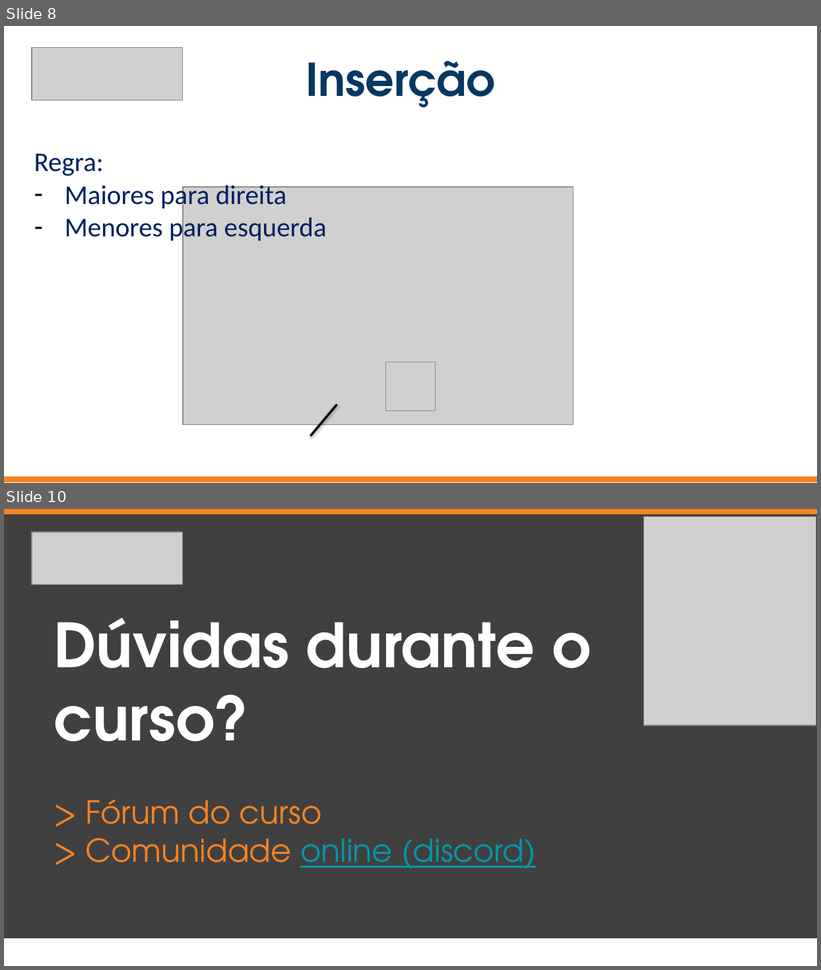
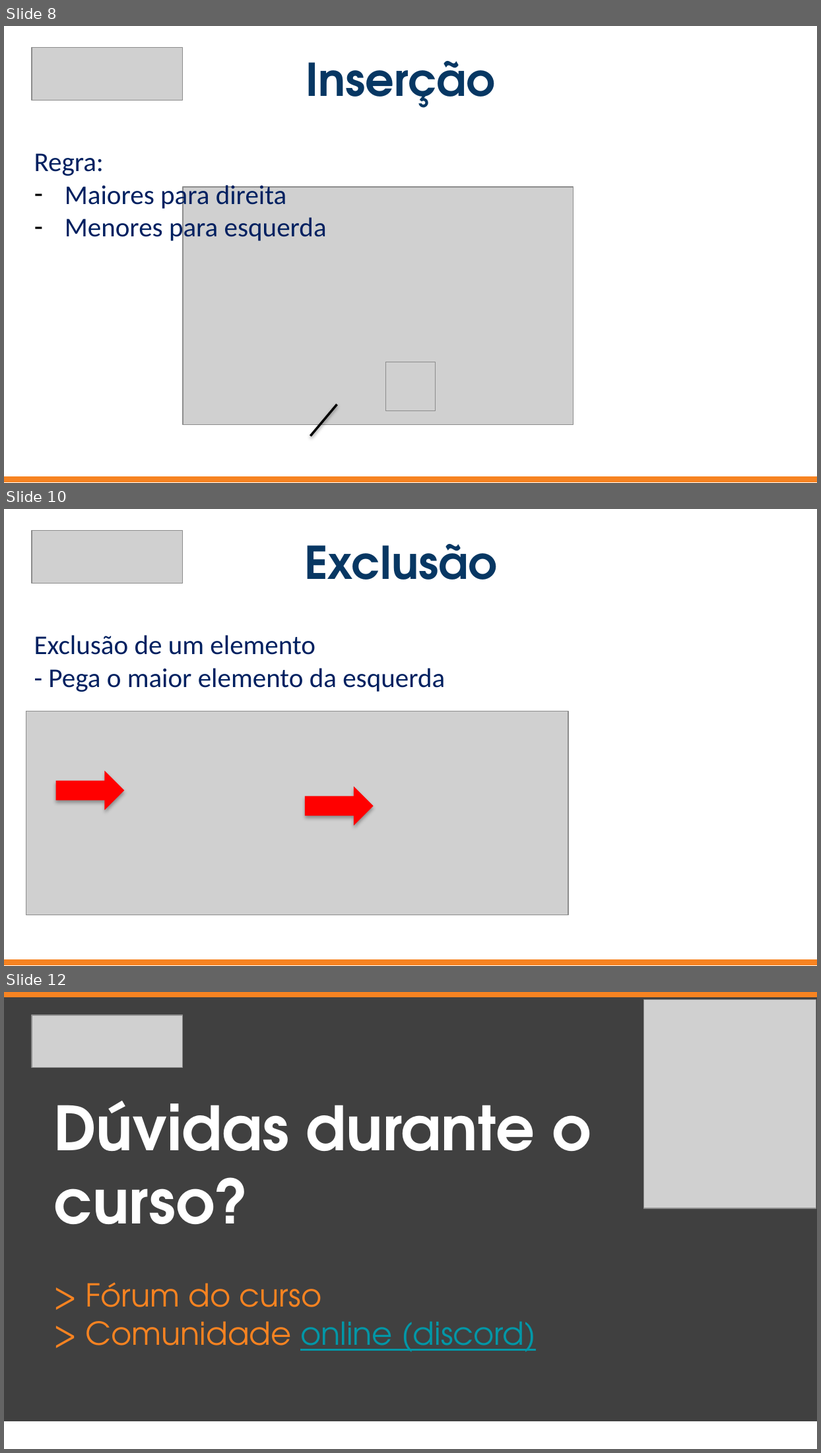
Before and after one commit to jrdutra/estruturaDeDadosJavaDio, a slide deck: apresentacoes/Aula7/Etapa4/Etapa4.pptx. Shown one above the other, each under a label of ours: slides 8 and 10 before the commit, slides 8, 10 and 12 after it; the slides between them are not shown. The pictures are 821x970 and 821x1453 pixels, drawn with LibreOffice and Linux fonts; fonts in the diff are those of the drawing; grey boxes stand for pictures. Boxes give left, top, right and bottom in pixels: in the first picture for what was removed or moved away, otherwise in the second. Text is boxed around its words. In the diff, an @@ line names an element or a change of style, - is before the commit and + after.

```diff
--- a/apresentacoes/Aula7/Etapa4/Etapa4.pptx
+++ b/apresentacoes/Aula7/Etapa4/Etapa4.pptx
@@ slide 10 added at (4, 509, 817, 966), background #FFFFFF @@
@@ picture added at (32, 531, 183, 584) @@
@@ subtitle added at (304, 544, 497, 580), 40 pt, text #073763, bold @@
+Exclusão
@@ text added at (34, 635, 445, 692), 24 pt, text #002060 @@
+Exclusão de um elemento
+- Pega o maior elemento da esquerda
@@ picture added at (26, 712, 568, 916) @@
@@ down arrow added at (56, 771, 124, 810), fill #FF0000 @@
@@ down arrow added at (305, 786, 373, 825), fill #FF0000 @@
@@ rectangle added at (4, 960, 817, 965), fill #F78321, outline #F78321 0.75 pt @@
@@ what was slide 10 is now slide 12 @@
```
Also in this commit, not shown: 2 other slides added, 1 slide removed.
